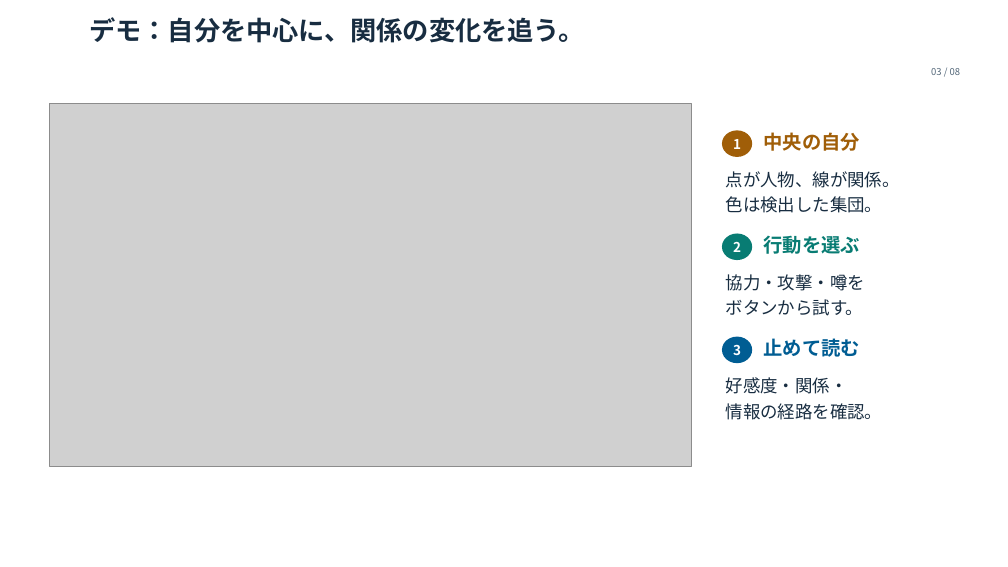
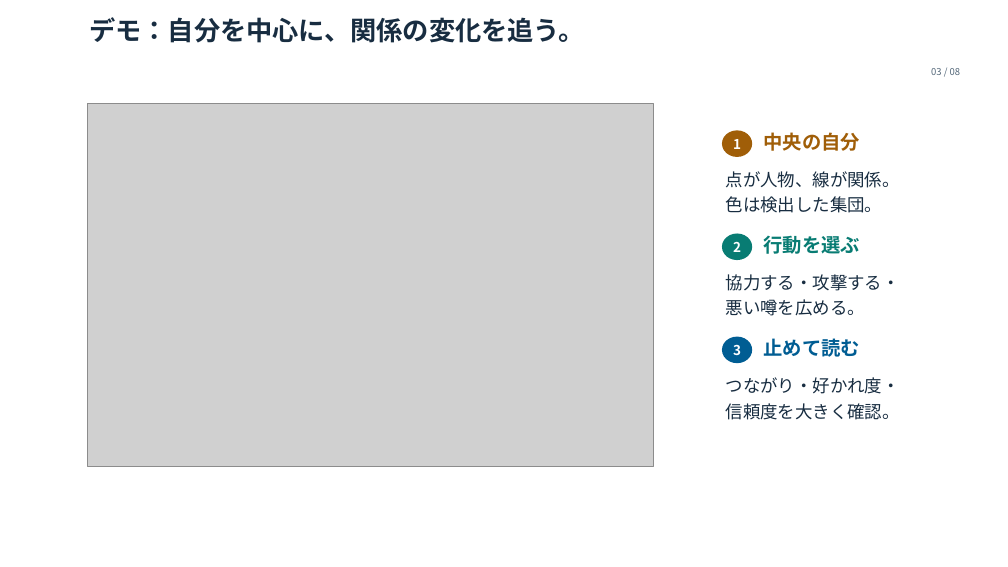
Before and after one commit to maton369/social-relationship-lab, a slide deck: slide 3 of presentation/Social_Relationship_Lab.pptx. Drawn at 1008x567 pixels with LibreOffice and Linux fonts; fonts in the diff are those of the drawing; grey boxes stand for pictures; background and template pictures are left out. Boxes give left, top, right and bottom in pixels: in the first picture for what was removed or moved away, otherwise in the second. Text is boxed around its words. In the diff, an @@ line names an element or a change of style, - is before the commit and + after.

```diff
--- a/presentation/Social_Relationship_Lab.pptx
+++ b/presentation/Social_Relationship_Lab.pptx
@@ picture: place and size @@
-picture at box(49, 104, 692, 466)
+picture at box(88, 104, 653, 466)
@@ text at box(726, 274, 900, 316): text changed @@
-協力・攻撃・噂を
-ボタンから試す。
+協力する・攻撃する・
+悪い噂を広める。
@@ text at box(726, 377, 900, 420): text changed @@
-好感度・関係・
-情報の経路を確認。
+つながり・好かれ度・
+信頼度を大きく確認。
```
Also in this commit, not shown: 4 other slides changed, 1 slide added, 1 slide removed, 17 other files.
